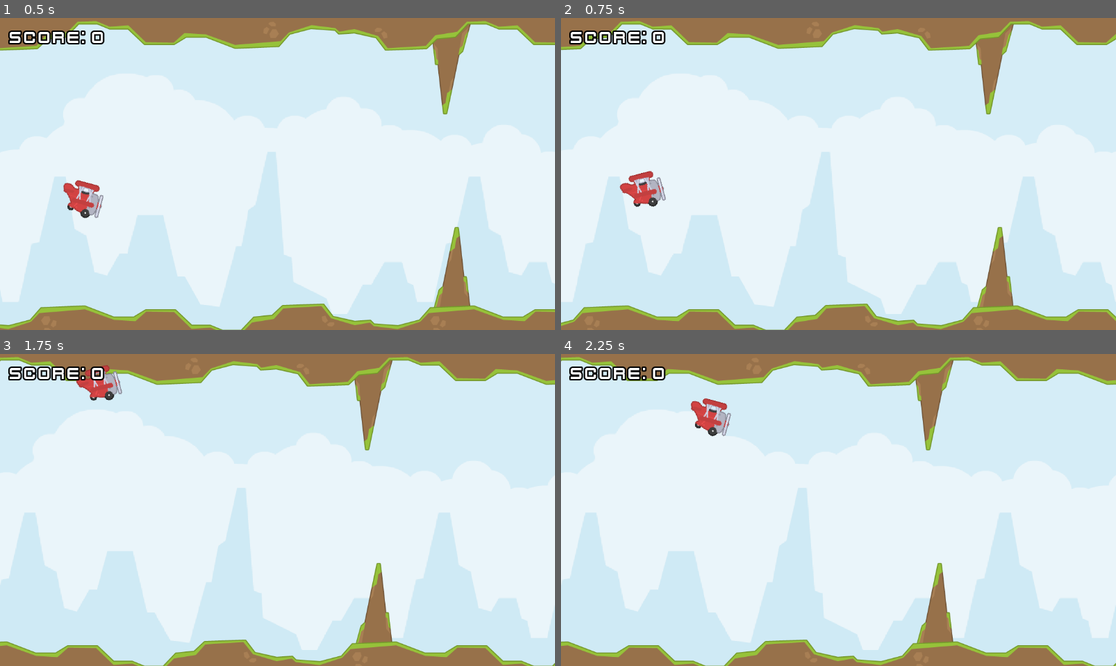
Above: before the commit, frames 1-4 (two rows, left to right).
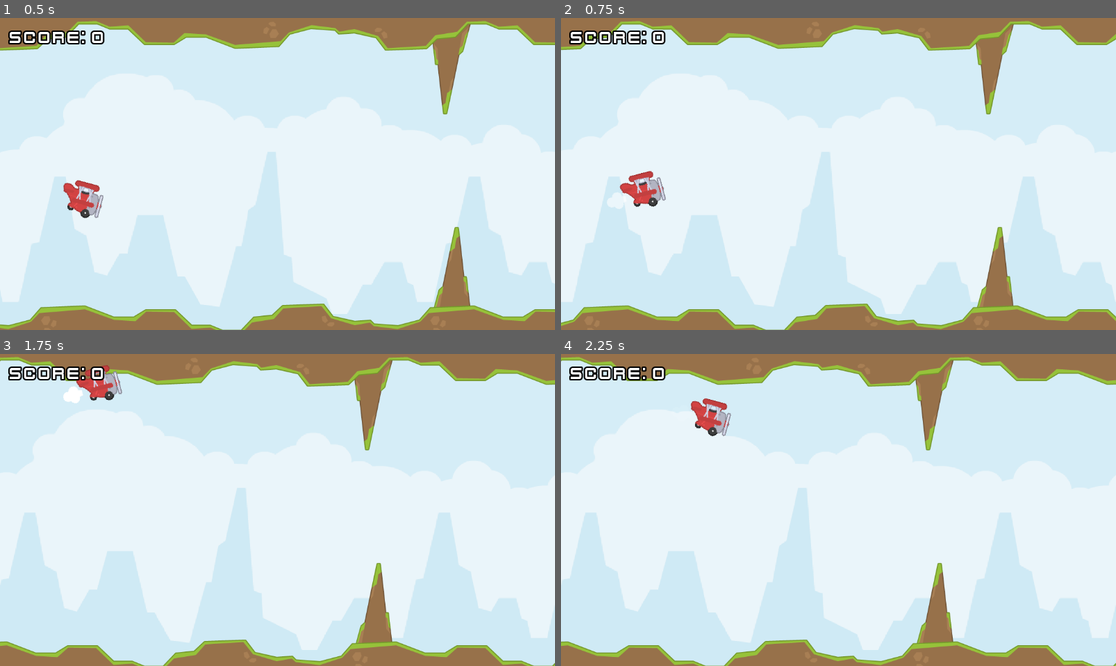
Above: after the commit, the same moments.

Repository: dsaltares/20-game-challenge
Game: Godot game, scene res://main.tscn
The game is run twice, just before and just after one commit, with the same random seed, the same clock (stepped at 60 frames per second) and the same inputs.
Inputs:
- Up to frame 1 (0.5 s): no input
- Up to frame 2 (0.75 s): tap Space (jump) at 0.6 s
- Up to frame 3 (1.75 s): tap Space (jump) at 0.77, 1.07, 1.35, 1.52 s
- Up to frame 4 (2.25 s): tap Space (jump) at 1.82, 2.1 s

Frame 1 is identical in both runs. In frame 2, 0.1% of the frame differs, in the area x 8-12%, y 55-62%; in frame 3, 0.1%, in the area x 11-15%, y 10-16%; in frame 4, less than 0.1%.

Commit message:
feat: 01 - flap puff effect

Diff:
--- a/01-flappy-bird-clone/player.gd
+++ b/01-flappy-bird-clone/player.gd
@@ -15,6 +15,7 @@
 @export var fall_angle_degrees := -15.0
 @export var time_to_align := 0.15
 
+@onready var puff_anim_player: AnimationPlayer = $Puff/AnimationPlayer
 var rotation_alignment_time := 0.0
 var state: PlayerState = PlayerState.MOVING
 
@@ -26,6 +27,7 @@
 
 	if state == PlayerState.MOVING and Input.is_action_just_pressed('jump'):
 		velocity.y = flap_force
+		puff_anim_player.play('flap')
 
 	var is_flying := velocity.y < 0
 	if was_flying != is_flying:
--- a/01-flappy-bird-clone/player.tscn
+++ b/01-flappy-bird-clone/player.tscn
@@ -1,9 +1,10 @@
-[gd_scene load_steps=7 format=3 uid="uid://df4oc7cclevfc"]
+[gd_scene load_steps=11 format=3 uid="uid://df4oc7cclevfc"]
 
 [ext_resource type="Script" path="res://player.gd" id="1_6w7pk"]
 [ext_resource type="Texture2D" uid="uid://ddmiaa448kv0f" path="res://assets/planeRed1.png" id="1_66kri"]
 [ext_resource type="Texture2D" uid="uid://d3688aoxhpx" path="res://assets/planeRed2.png" id="2_hft56"]
 [ext_resource type="Texture2D" uid="uid://7mo7uhxbbnk8" path="res://assets/planeRed3.png" id="3_rb7r2"]
+[ext_resource type="Texture2D" uid="uid://od2vfiuag8b6" path="res://assets/puffLarge.png" id="5_6427d"]
 
 [sub_resource type="SpriteFrames" id="SpriteFrames_wf6kn"]
 animations = [{
@@ -25,6 +26,43 @@
 [sub_resource type="CircleShape2D" id="CircleShape2D_1bfqh"]
 radius = 32.0624
 
+[sub_resource type="Animation" id="Animation_v0vs6"]
+resource_name = "flap"
+length = 0.75
+tracks/0/type = "value"
+tracks/0/imported = false
+tracks/0/enabled = true
+tracks/0/path = NodePath("Sprite:modulate")
+tracks/0/interp = 1
+tracks/0/loop_wrap = true
+tracks/0/keys = {
+"times": PackedFloat32Array(0, 0.2, 0.3, 0.733333),
+"transitions": PackedFloat32Array(1, 1, 1, 1),
+"update": 0,
+"values": [Color(1, 1, 1, 0), Color(1, 1, 1, 1), Color(1, 1, 1, 1), Color(1, 1, 1, 0)]
+}
+
+[sub_resource type="Animation" id="Animation_v4hbw"]
+length = 0.001
+tracks/0/type = "value"
+tracks/0/imported = false
+tracks/0/enabled = true
+tracks/0/path = NodePath("Sprite:modulate")
+tracks/0/interp = 1
+tracks/0/loop_wrap = true
+tracks/0/keys = {
+"times": PackedFloat32Array(0),
+"transitions": PackedFloat32Array(1),
+"update": 0,
+"values": [Color(1, 1, 1, 0)]
+}
+
+[sub_resource type="AnimationLibrary" id="AnimationLibrary_p7cs1"]
+_data = {
+"RESET": SubResource("Animation_v4hbw"),
+"flap": SubResource("Animation_v0vs6")
+}
+
 [node name="Player" type="CharacterBody2D"]
 collision_layer = 2
 script = ExtResource("1_6w7pk")
@@ -35,3 +73,16 @@
 
 [node name="CollisionShape2D" type="CollisionShape2D" parent="."]
 shape = SubResource("CircleShape2D_1bfqh")
+
+[node name="Puff" type="Node2D" parent="."]
+
+[node name="Sprite" type="Sprite2D" parent="Puff"]
+modulate = Color(1, 1, 1, 0)
+position = Vector2(-58, 6)
+texture = ExtResource("5_6427d")
+
+[node name="AnimationPlayer" type="AnimationPlayer" parent="Puff"]
+libraries = {
+"": SubResource("AnimationLibrary_p7cs1")
+}
+autoplay = "RESET"
Binary file added: 01-flappy-bird-clone/assets/puffLarge.png
Not shown, added: 01-flappy-bird-clone/assets/puffLarge.png.import
